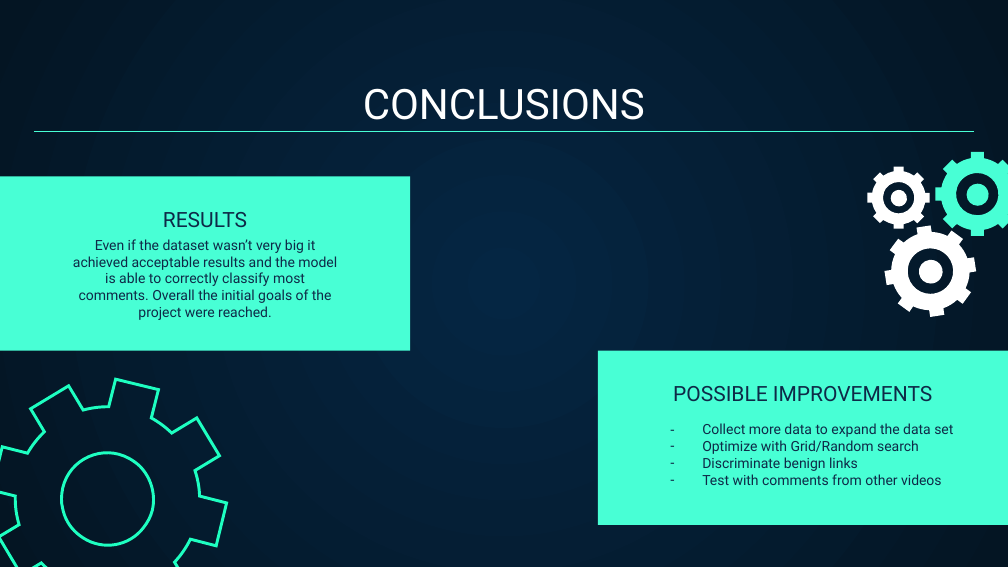
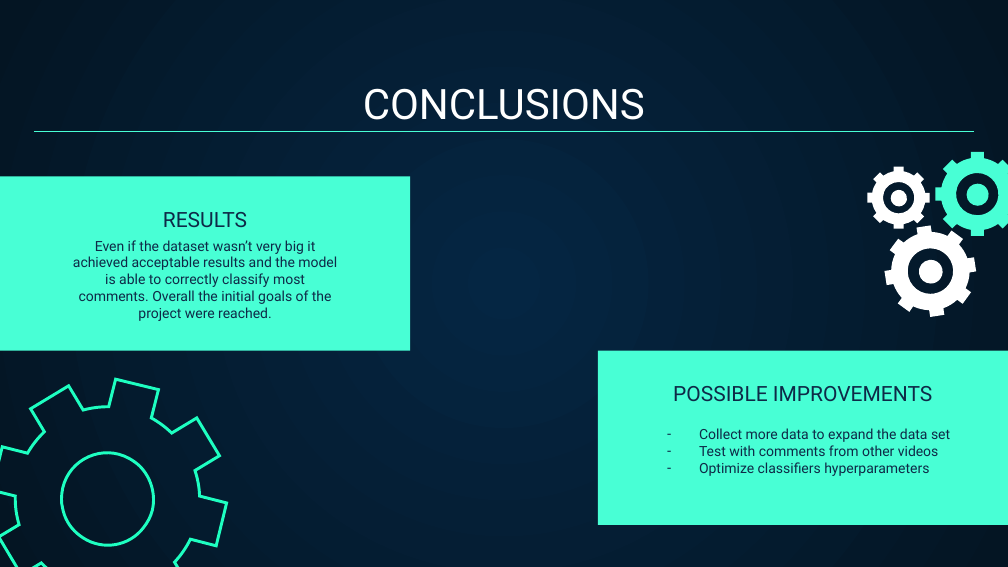
Before and after one commit to TheAsel/YouTube-Spam-Detection, a slide deck: slide 20 of Presentation.pptx. Drawn at 1008x567 pixels with LibreOffice and Linux fonts; fonts in the diff are those of the drawing. Boxes give left, top, right and bottom in pixels: in the first picture for what was removed or moved away, otherwise in the second. Text is boxed around its words. In the diff, an @@ line names an element or a change of style, - is before the commit and + after.

```diff
--- a/Presentation.pptx
+++ b/Presentation.pptx
@@ subtitle at box(702, 440, 919, 471): paragraphs removed @@
-– Optimize with Grid/Random search
-– Discriminate benign links
@@ subtitle at box(699, 462, 929, 476): paragraph added @@
+– Optimize classifiers hyperparameters
```
Also in this commit, not shown: 1 other slide changed, 2 other files.
